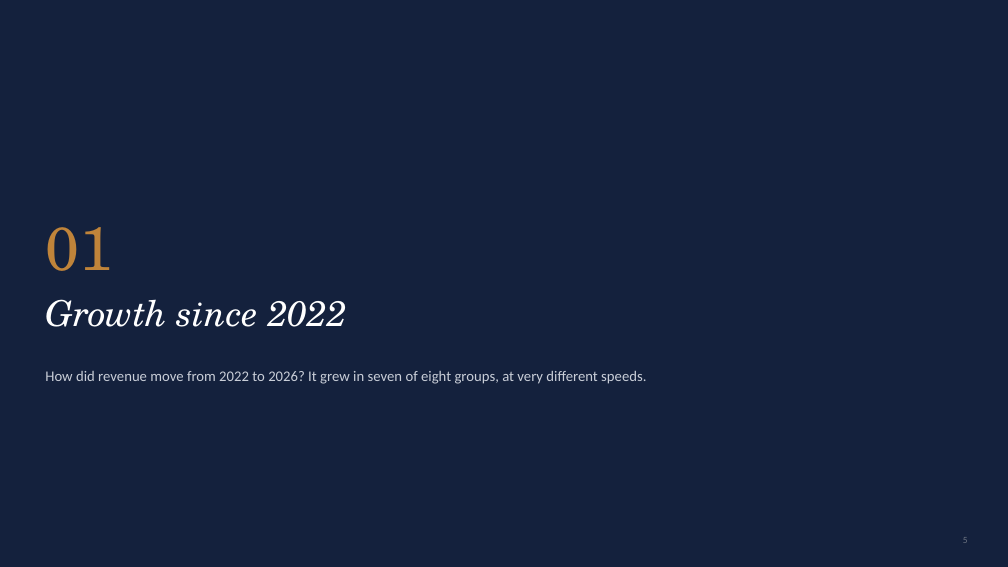
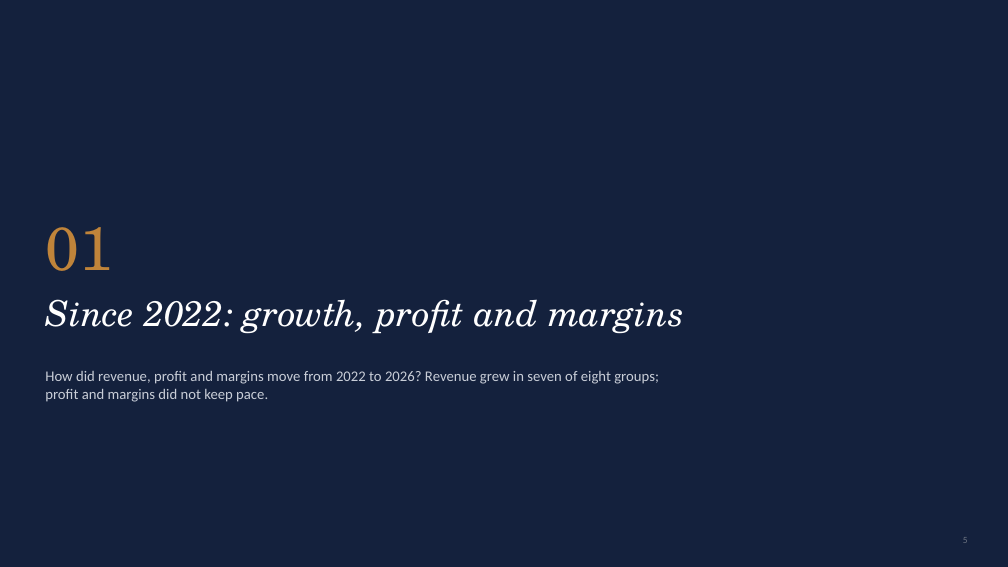
Before and after one commit to KhalidAba94/Test, a slide deck: slide 5 of sector-analysis/sets/seven/output/SEVEN_Priority_Companies_Executive_Deck.pptx. Drawn at 1008x567 pixels with LibreOffice and Linux fonts; fonts in the diff are those of the drawing. Boxes give left, top, right and bottom in pixels: in the first picture for what was removed or moved away, otherwise in the second. Text is boxed around its words. In the diff, an @@ line names an element or a change of style, - is before the commit and + after.

```diff
--- a/sector-analysis/sets/seven/output/SEVEN_Priority_Companies_Executive_Deck.pptx
+++ b/sector-analysis/sets/seven/output/SEVEN_Priority_Companies_Executive_Deck.pptx
@@ title at <box>45,299,684,334</box>: text changed @@
-Growth since 2022
+Since 2022: growth, profit and margins
@@ text at <box>45,371,659,402</box>: text changed @@
-How did revenue move from 2022 to 2026? It grew in seven of eight groups, at very different speeds.
+How did revenue, profit and margins move from 2022 to 2026? Revenue grew in seven of eight groups; profit and margins did not keep pace.
```
Also in this commit, not shown: 19 other slides changed, 3 slides added, 5 other files.
